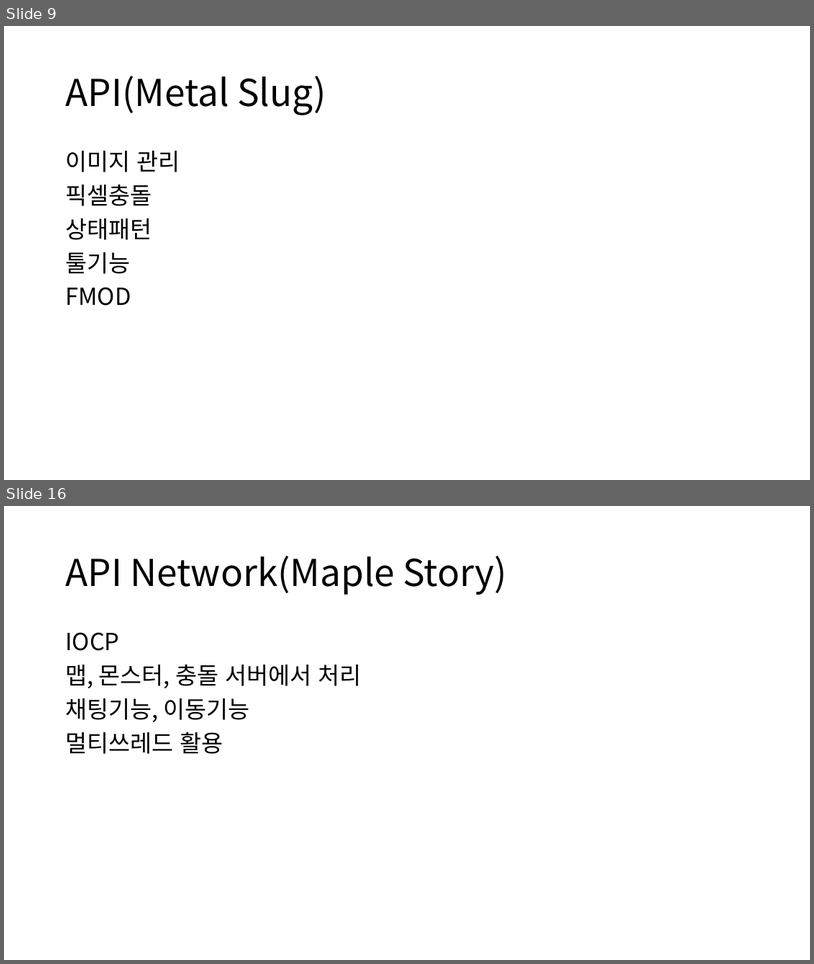
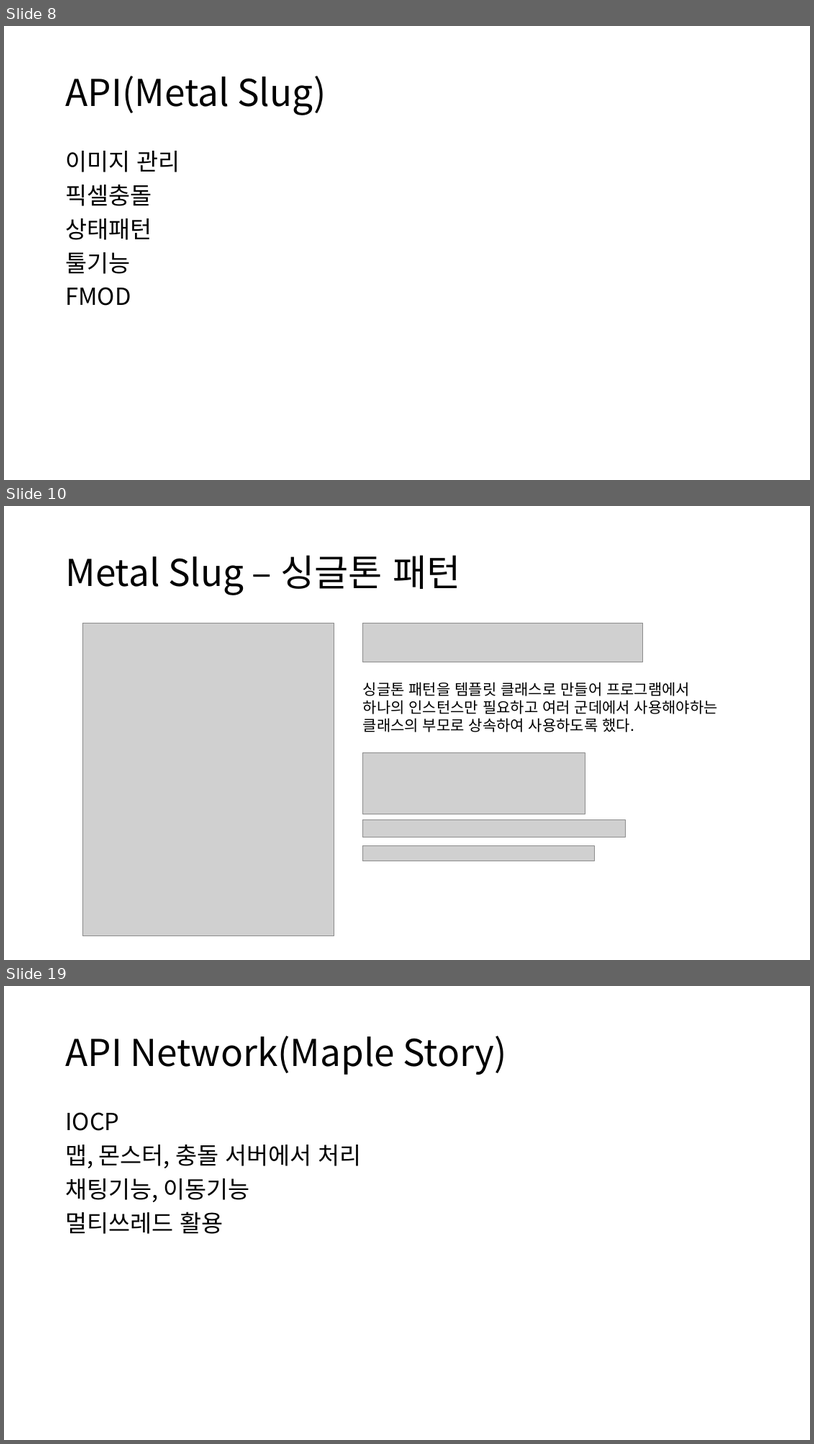
Before and after one commit to GanZiPokPung/SHARE_FILES, a slide deck: 포트폴리오 설명/포트폴리오 소개.pptx. Shown one above the other, each under a label of ours: slides 9 and 16 before the commit, slides 8, 10 and 19 after it; the slides between them are not shown. The pictures are 814x964 and 814x1444 pixels, drawn with LibreOffice and Linux fonts; fonts in the diff are those of the drawing; grey boxes stand for pictures. Boxes give left, top, right and bottom in pixels: in the first picture for what was removed or moved away, otherwise in the second. Text is boxed around its words. In the diff, an @@ line names an element or a change of style, - is before the commit and + after.

```diff
--- a/포트폴리오 설명/포트폴리오 소개.pptx
+++ b/포트폴리오 설명/포트폴리오 소개.pptx
@@ slide 10 added at (x1=4, y1=506, x2=810, y2=960), background #FFFFFF @@
@@ title added at (x1=65, y1=555, x2=460, y2=595), 44 pt, text #000000 @@
+Metal Slug – 싱글톤 패턴
@@ picture added at (x1=82, y1=623, x2=334, y2=936) @@
@@ picture added at (x1=363, y1=623, x2=643, y2=662) @@
@@ text added at (x1=363, y1=682, x2=718, y2=732), 18 pt, text #000000 @@
+싱글톤 패턴을 템플릿 클래스로 만들어 프로그램에서 하나의 인스턴스만 필요하고 여러 군데에서 사용해야하는 클래스의 부모로 상속하여 사용하도록 했다.
@@ picture added at (x1=363, y1=752, x2=585, y2=814) @@
@@ picture added at (x1=363, y1=820, x2=626, y2=837) @@
@@ picture added at (x1=363, y1=845, x2=594, y2=861) @@
@@ what was slide 9 is now slide 8 @@
@@ what was slide 16 is now slide 19 @@
```
Also in this commit, not shown: 5 slides changed, 4 other slides added, 2 slides removed, 1 other file.
